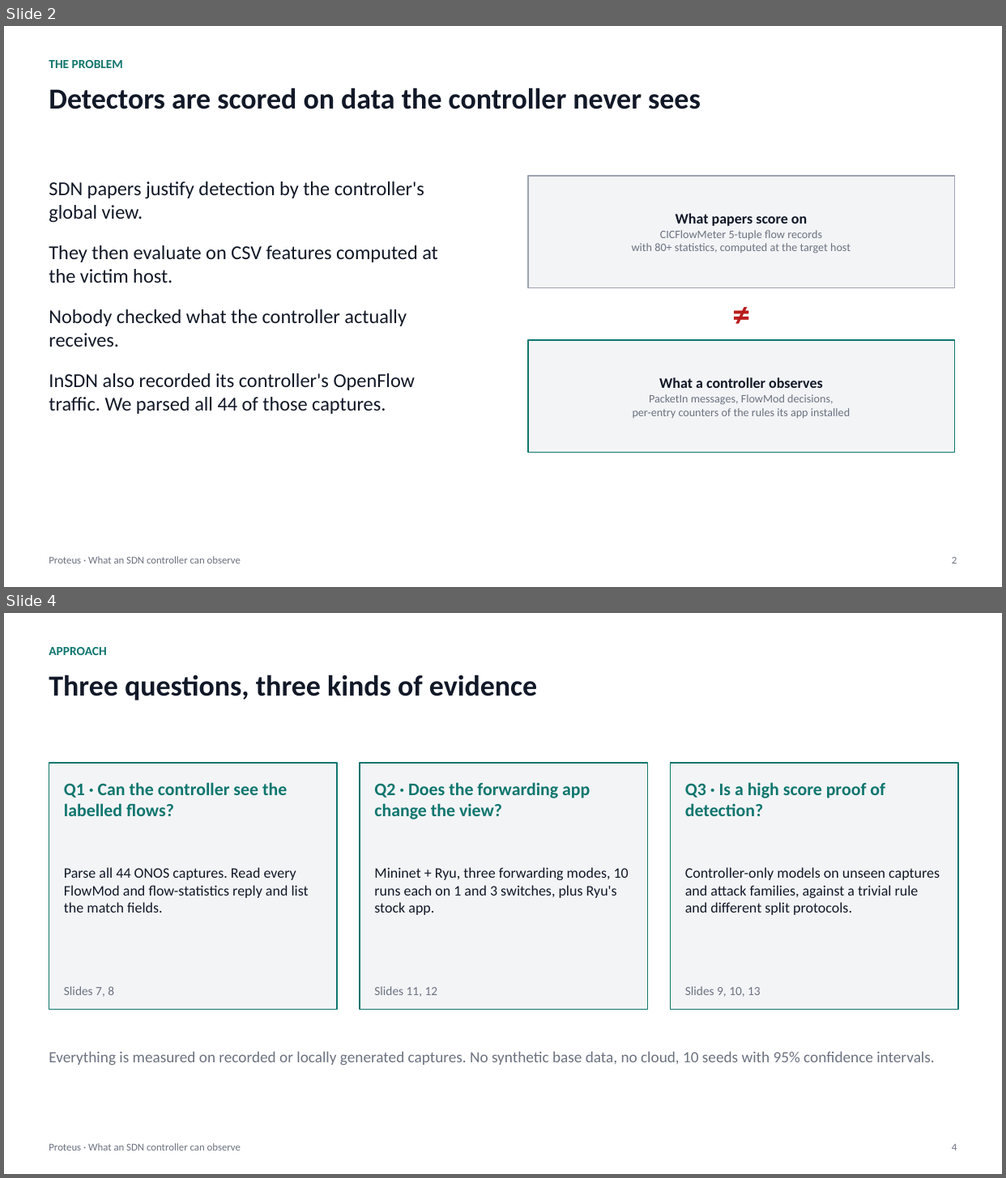
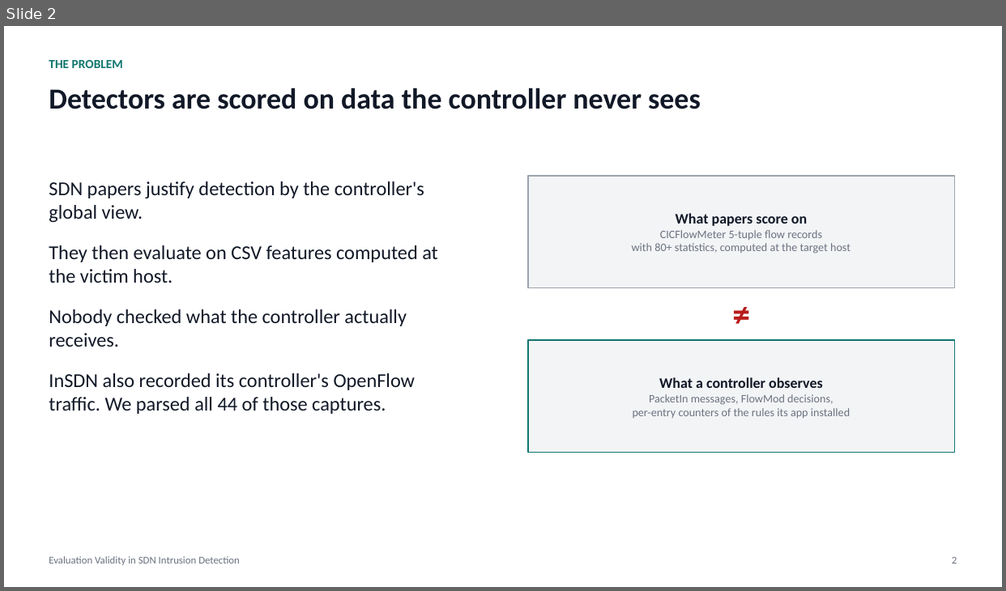
Before and after one commit to adhyan-jain/Proteus, a slide deck: research/insdn_controller/PRESENTATION.pptx. Shown one above the other, each under a label of ours: slides 2 and 4 before the commit, slide 2 after it; the slides between them are not shown. The pictures are 1006x1178 and 1006x591 pixels, drawn with LibreOffice and Linux fonts; fonts in the diff are those of the drawing. Boxes give left, top, right and bottom in pixels: in the first picture for what was removed or moved away, otherwise in the second. Text is boxed around its words. In the diff, an @@ line names an element or a change of style, - is before the commit and + after.

```diff
--- a/research/insdn_controller/PRESENTATION.pptx
+++ b/research/insdn_controller/PRESENTATION.pptx
@@ slide 4 removed at bbox=[4, 613, 1002, 1174], background #FFFFFF @@
@@ text removed at bbox=[49, 647, 106, 655] @@
-APPROACH
@@ text removed at bbox=[49, 675, 537, 700] @@
-Three questions, three kinds of evidence
@@ rectangle removed at bbox=[49, 763, 337, 1010] @@
@@ text removed at bbox=[64, 782, 287, 816] @@
-Q1 · Can the controller see the labelled flows?
@@ rectangle removed at bbox=[360, 763, 648, 1010] @@
@@ text removed at bbox=[374, 782, 590, 820] @@
-Q2 · Does the forwarding app change the view?
@@ rectangle removed at bbox=[671, 763, 958, 1010] @@
@@ text removed at bbox=[685, 782, 885, 816] @@
-Q3 · Is a high score proof of detection?
@@ text removed at bbox=[64, 867, 309, 913] @@
-Parse all 44 ONOS captures. Read every FlowMod and flow-statistics reply and list the match fields.
@@ text removed at bbox=[374, 867, 629, 915] @@
-Mininet + Ryu, three forwarding modes, 10 runs each on 1 and 3 switches, plus Ryu's stock app.
@@ text removed at bbox=[685, 867, 940, 915] @@
-Controller-only models on unseen captures and attack families, against a trivial rule and different split protocols.
@@ text removed at bbox=[64, 986, 114, 997] @@
-Slides 7, 8
@@ text removed at bbox=[374, 986, 438, 997] @@
-Slides 11, 12
@@ text removed at bbox=[685, 986, 761, 997] @@
-Slides 9, 10, 13
@@ text removed at bbox=[49, 1051, 934, 1066] @@
-Everything is measured on recorded or locally generated captures. No synthetic base data, no cloud, 10 seeds with 95% confidence intervals.
@@ text removed at bbox=[49, 1144, 241, 1151] @@
-Proteus · What an SDN controller can observe
@@ text removed at bbox=[952, 1144, 957, 1151] @@
-4
@@ slide 2 changed as well @@
@@ text at bbox=[49, 557, 240, 565]: text changed @@
-Proteus · What an SDN controller can observe
+Evaluation Validity in SDN Intrusion Detection
```
Also in this commit, not shown: 9 other slides changed, 4 slides added, 7 other slides removed, 1 other file.
